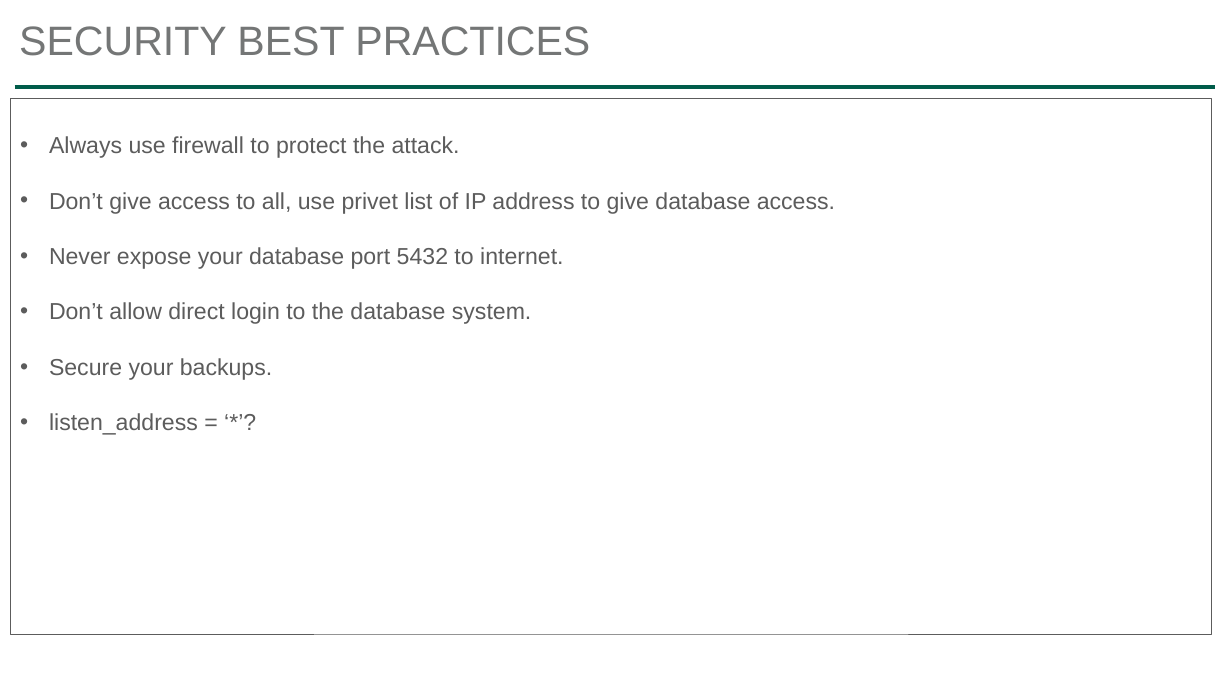
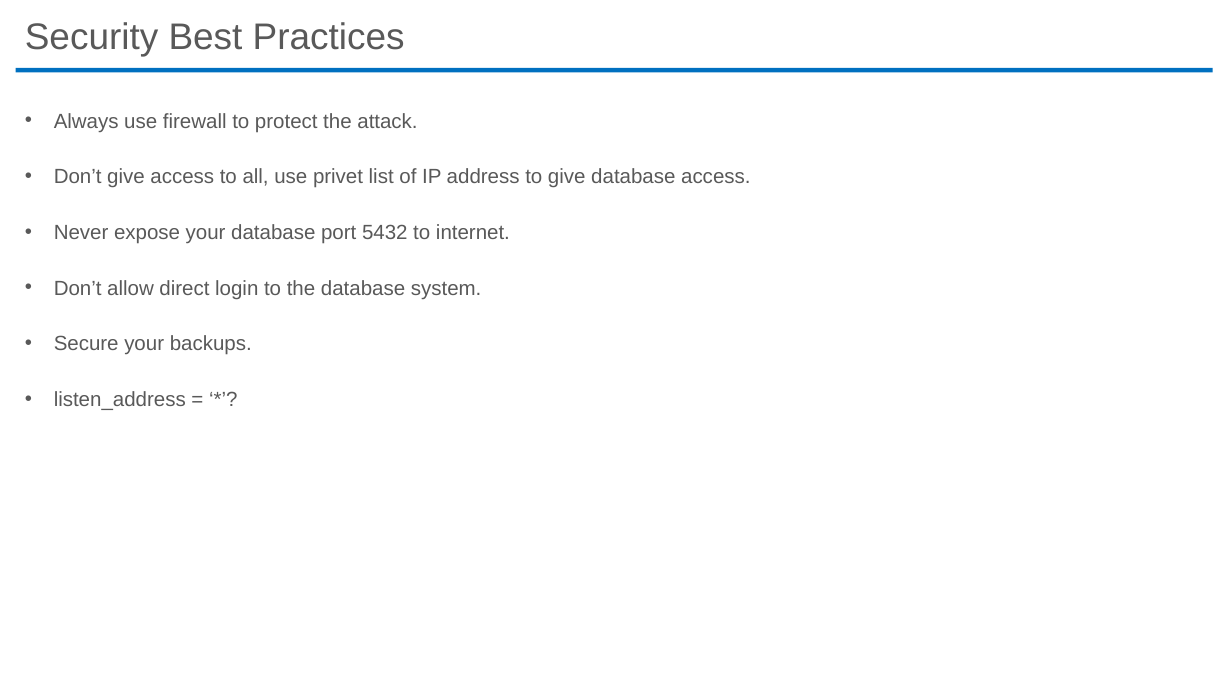
Before and after one commit to ibrarahmad/PostgreSQLTalks, a slide deck: slide 22 of PostgreSQL-Security.pptx (slide 18 before the commit). Drawn at 1232x693 pixels with LibreOffice and Linux fonts; fonts in the diff are those of the drawing. Boxes give left, top, right and bottom in pixels: in the first picture for what was removed or moved away, otherwise in the second. Text is boxed around its words. In the diff, an @@ line names an element or a change of style, - is before the commit and + after.

Commit message:
PostgreSQL Conference CHINA and PGConf Asia 2020.
    1 - Deep Dive ToPostgreSQL Indexes
    2 - Performance Tuning
    3 - PostgreSQL Security

```diff
--- a/PostgreSQL-Security.pptx
+++ b/PostgreSQL-Security.pptx
@@ title at (x1=25, y1=22, x2=405, y2=56): text changed; size 32 to 28.8 pt; text colour #747676 to #595959 @@
-SECURITY BEST PRACTICES
+Security Best Practices
@@ line removed from (15, 87) to (1215, 87) @@
@@ text "Always use firewall to protect ..." moved from (x1=11, y1=98, x2=1212, y2=634) to (x1=54, y1=113, x2=750, y2=410) @@
@@ text "Always use firewall to protect ..." at (x1=54, y1=113, x2=750, y2=410): size 18 to 16 pt, text colour #5C5C5C to #595959; more space between paragraphs; outline #5C5C5C 0.75 pt to none @@
@@ rectangle added at (x1=16, y1=67, x2=1214, y2=72), fill #0070C0 @@
```
Also in this commit, not shown: 15 other slides changed, 8 slides added, 3 slides removed, 4 other files.
